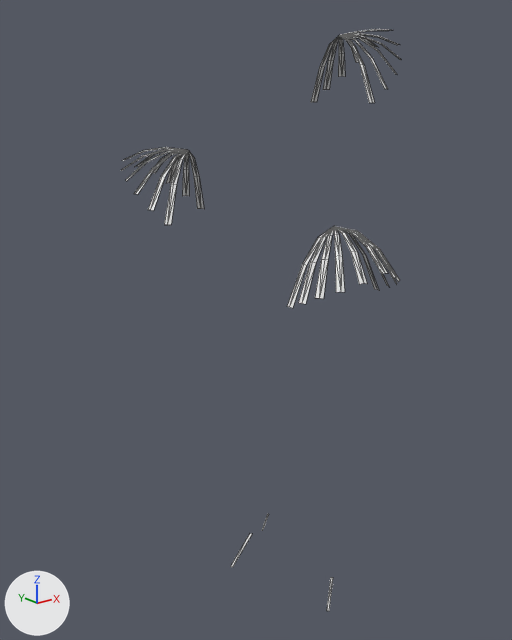
Renders of the OBJ model game/assets/models/plants/SM_Plant_FanPalmYoung_Leaf_LOD1.obj from each side of a commit.
Before and after are seen from a camera (50 mm lens) standing at (-3.79, -4.63, 4.45) and looking at (-0.1, -0.01, 2.61). The lights are fixed; the arrows at lower left show +X, +Y and +Z. The picture after the commit comes second. Mesh edges are drawn as thin lines. Materials are left out; every surface is plain grey. Where no turn or scale is listed for an object, it has been applied to the vertices.

Before the edit, the objects in view are built like this:
```python
me_sm_plant_fanpalmyoung_leaf_lod1 = bpy.data.meshes.new('SM_Plant_FanPalmYoung_Leaf_LOD1')
me_sm_plant_fanpalmyoung_leaf_lod1.from_pydata(...)  # 408 vertices, 402 faces; spans x -0.92..1.23, y -1.44..1.06, z 0.01..5.01
# before: 396 (-0.24, 0.17, 0.03) at pixel (232, 567), 397 (0.26, 0.49, 0.03) at pixel (252, 533), 398 (0.24, 0.52, 0.03) at pixel (249, 533), 399 (-0.26, 0.2, 0.03) at pixel (230, 566), 400 (0.41, -0.54, 0.03) at pixel (330, 577)
# before: 401 (0.05, -0.85, 0.03) at pixel (326, 610), 402 (0.06, -0.87, 0.03) at pixel (329, 610), 403 (0.42, -0.55, 0.03) at pixel (333, 577), 404 (0.4, 0.49, 0.02) at pixel (262, 530), 405 (0.65, 0.69, 0.01) at pixel (268, 514)
# before: 406 (0.64, 0.7, 0.02) at pixel (267, 514), 407 (0.39, 0.5, 0.01) at pixel (261, 530)
ob_sm_plant_fanpalmyoung_leaf_lod1 = bpy.data.objects.new('SM_Plant_FanPalmYoung_Leaf_LOD1', me_sm_plant_fanpalmyoung_leaf_lod1)
ob_sm_plant_fanpalmyoung_leaf_lod1.location = (0.0, 0.0, 0.0)
```
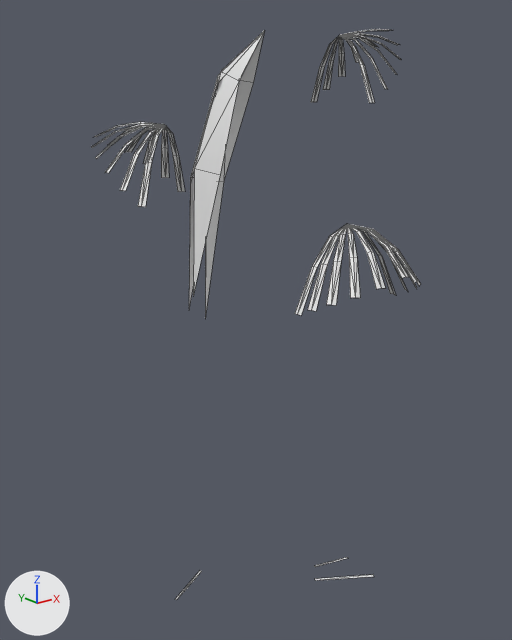
Location of each change, [x1, y1, x2, y2] in pixels of the pictures (512 x 640 px; the box of a moved part takes in the faces that stretch with it):
'SM_Plant_FanPalmYoung_Leaf_LOD1', reshaped (18% wider)
    before: [121, 29, 401, 611]
    after: [91, 29, 421, 600]
part 1 of me_sm_plant_fanpalmyoung_leaf_lod1, added
    after: [189, 30, 265, 318]
part 2 of me_sm_plant_fanpalmyoung_leaf_lod1, moved or reshaped
    before: [121, 147, 204, 225]
    after: [91, 122, 185, 207]
part 3 of me_sm_plant_fanpalmyoung_leaf_lod1, moved or reshaped
    before: [287, 226, 400, 308]
    after: [295, 224, 421, 315]
part 4 of me_sm_plant_fanpalmyoung_leaf_lod1, moved or reshaped
    before: [230, 514, 333, 611]
    after: [175, 557, 374, 600]

The change, as a diff of the scene's bpy script:
```diff
--- a/game/assets/models/plants/SM_Plant_FanPalmYoung_Leaf_LOD1.obj.py
+++ b/game/assets/models/plants/SM_Plant_FanPalmYoung_Leaf_LOD1.obj.py
@@ me_sm_plant_fanpalmyoung_leaf_lod1 @@
 # used by ob_sm_plant_fanpalmyoung_leaf_lod1; location = (0.0, 0.0, 0.0)
 # verts and faces of me_sm_plant_fanpalmyoung_leaf_lod1; kept vertices keep their numbers, new ones are numbered from 408
-me_sm_plant_fanpalmyoung_leaf_lod1.from_pydata(...)  # 408 vertices, 402 faces; spans x -0.92..1.23, y -1.44..1.06, z 0.01..5.01
+me_sm_plant_fanpalmyoung_leaf_lod1.from_pydata(...)  # 430 vertices, 426 faces; spans x -1.1..1.23, y -1.63..1.27, z 0.01..5.01
+# me_sm_plant_fanpalmyoung_leaf_lod1 part 1: a new loose piece of 22 vertices spanning x -0.51..0.2, y 0.0..0.76, z 2.43..4.96
+# me_sm_plant_fanpalmyoung_leaf_lod1 part 2
+# 2 faces are deleted
+# 14 vertices in x -0.42..-0.39, y 0.51..0.53, z 4.03..4.04 move by (-0.12, 0.16, 0.2)
+# 12 vertices in x -0.42..-0.39, y 0.52..0.54, z 4.03..4.04 move by (-0.12, 0.15, 0.2)
+# 6 vertices in x -0.37..-0.29, y 0.63..0.69, z 3.97..4.01 move by (-0.11, 0.17, 0.2)
+# 6 vertices in x -0.58..-0.55, y 0.46..0.6, z 3.98..4.02 move by (-0.14, 0.15, 0.2)
+# 5 vertices in x -0.58..-0.4, y 0.52..0.65, z 4.03..4.04 move by (-0.13, 0.16, 0.2)
+# 4 vertices in x -0.57..-0.4, y 0.48..0.54, z 3.99..4.03 move by (-0.13, 0.15, 0.2)
+# 85 vertices move from x -0.92..-0.06, y 0.26..1.06, z 3.47..4.06 to x -1.1..-0.14, y 0.38..1.27, z 3.62..4.26
+# 2 new faces join them
+# me_sm_plant_fanpalmyoung_leaf_lod1 part 3
+# 18 vertices in x -0.06..-0.03, y -0.89..-0.87, z 3.53..3.54 move by (-0.01, -0.15, 0.04)
+# 10 vertices in x -0.06..-0.04, y -0.89..-0.87, z 3.53 move by (-0.01, -0.14, 0.04)
+# 5 vertices in x 0.04..0.1, y -1.04..-0.92, z 3.47..3.52 move by (0.0, -0.15, 0.03)
+# 4 vertices in x -0.19..-0.04, y -0.95..-0.87, z 3.48..3.54 move by (-0.02, -0.15, 0.04)
+# 4 vertices in x -0.35..-0.33, y -1.05..-0.95, z 3.32..3.36 move by (-0.04, -0.15, 0.02)
+# 3 vertices in x -0.2..-0.19, y -0.96..-0.86, z 3.47..3.5 move by (-0.03, -0.15, 0.03)
+# 88 vertices move from x -0.49..0.39, y -1.44..-0.85, z 2.99..3.54 to x -0.54..0.41, y -1.63..-1.0, z 2.98..3.58
+# me_sm_plant_fanpalmyoung_leaf_lod1 part 4
+delete_vertices([405, 406])  # with the faces that use them
+delete_faces([(400, 401, 403), (401, 402, 403)])
+verts[396] = (0.77, -0.41, 0.03)  # moved, pixel (347, 557)
+verts[397] = (0.41, -0.31, 0.03)  # moved, pixel (314, 565)
+verts[398] = (0.4, -0.32, 0.03)  # moved, pixel (315, 566)
+verts[399] = (0.76, -0.43, 0.02)  # moved, pixel (348, 558)
+verts[400] = (-0.52, 0.34, 0.03)  # moved, pixel (199, 570)
+verts[401] = (-0.94, 0.14, 0.03)  # moved, pixel (174, 599)
+verts[402] = (-0.93, 0.12, 0.03)  # moved, pixel (176, 599)
+verts[403] = (-0.51, 0.32, 0.03)  # moved, pixel (201, 571)
+verts[404] = (0.27, -0.46, 0.02)  # moved, pixel (315, 580)
+verts[407] = (0.28, -0.44, 0.01)  # moved, pixel (314, 578)
+verts[408] = (0.76, -0.78, 0.01)  # pixel (374, 576)
+verts[409] = (0.78, -0.75, 0.02)  # pixel (373, 574)
+faces += [(400, 402, 403), (404, 409, 407), (400, 401, 402), (404, 408, 409)]
+# other edits to the shape of me_sm_plant_fanpalmyoung_leaf_lod1 do not show in these pictures
```
